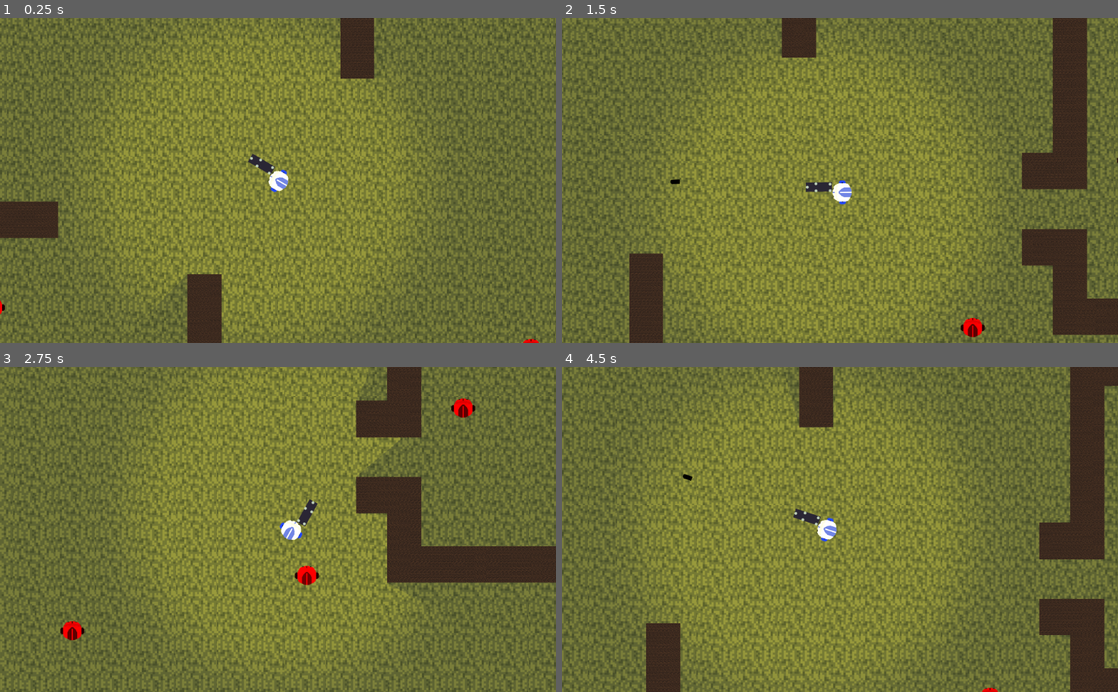
Above: before the commit, frames 1-4 (two rows, left to right).
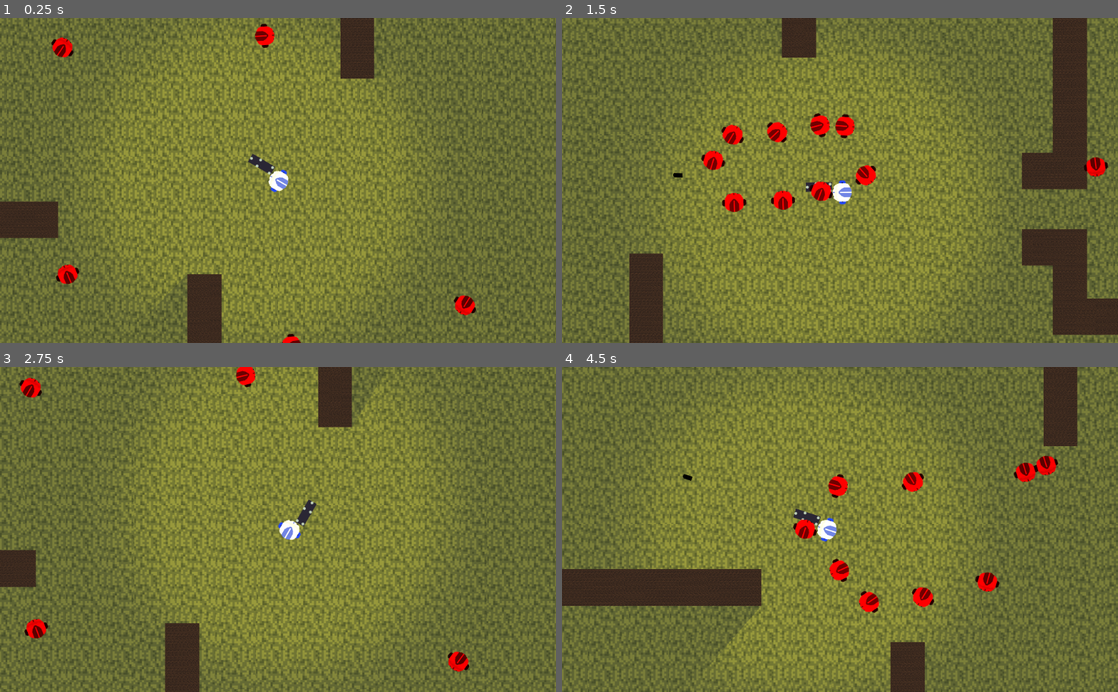
Above: after the commit, the same moments.

Repository: mikolajlubiak/hotroyal
Game: Godot game, scene res://Main.tscn
Two runs of this game, one before a commit and one after it. Both use one fixed random seed, a clock stepped at 60 frames per second and the inputs below.
Inputs (mouse positions are in pixels of both pictures, inside the frame that each line leads up to):
- Up to frame 1 (0.25 s): no input
- Up to frame 2 (1.5 s): move the mouse to (962, 164) at 0.52 s; hold D (ui_right) 0.53-1.28 s; click (962, 164) at 0.6 s; move the mouse to (728, 196) at 1.27 s; hold S (ui_down) from 1.28 s (still down); click (728, 196) at 1.35 s
- Up to frame 3 (2.75 s): move the mouse to (333, 458) at 2.02 s; release S (ui_down) at 2.03 s; hold D (ui_right) from 2.03 s (still down); click (333, 458) at 2.1 s
- Up to frame 4 (4.5 s): move the mouse to (812, 594) at 2.77 s; release D (ui_right) at 2.78 s; hold W (ui_up) 2.78-3.53 s; click (812, 594) at 2.85 s; move the mouse to (1006, 578) at 3.52 s; hold A (ui_left) from 3.53 s (still down); click (1006, 578) at 3.6 s; move the mouse to (673, 480) at 4.27 s; click (673, 480) at 4.35 s

The runs differ from the first frame. In frame 1, 0.9% of the frame differs, in the area x 0-97%, y 1-100%; in frame 2, 2.2%; in frame 3, 41%; in frame 4, 44%, in the area x 0-100%, y 0-100%.
Error before the commit: Invalid get index 'position' (on base: 'null instance'). (res://Enemy.gd:10)

Commit message:
folder z enemy

Diff:
--- a/Main.tscn
+++ b/Main.tscn
@@ -98,38 +98,36 @@
 position = Vector2( 0, 1 )
 shape = SubResource( 2 )
 
-[node name="Enemy" type="Node2D" parent="."]
-
-[node name="Enemy6" parent="Enemy" instance=ExtResource( 5 )]
+[node name="Enemy6" parent="." instance=ExtResource( 5 )]
 position = Vector2( 572, 745 )
 
-[node name="Enemy" parent="Enemy" instance=ExtResource( 5 )]
+[node name="Enemy2" parent="." instance=ExtResource( 5 )]
 
-[node name="Enemy2" parent="Enemy" instance=ExtResource( 5 )]
+[node name="Enemy3" parent="." instance=ExtResource( 5 )]
 position = Vector2( 504, -30 )
 
-[node name="Enemy3" parent="Enemy" instance=ExtResource( 5 )]
+[node name="Enemy4" parent="." instance=ExtResource( 5 )]
 position = Vector2( -220, 292 )
 
-[node name="Enemy4" parent="Enemy" instance=ExtResource( 5 )]
+[node name="Enemy5" parent="." instance=ExtResource( 5 )]
 position = Vector2( 212, 779 )
 
-[node name="Enemy5" parent="Enemy" instance=ExtResource( 5 )]
+[node name="Enemy7" parent="." instance=ExtResource( 5 )]
 position = Vector2( 13, 567 )
 
-[node name="Enemy7" parent="Enemy" instance=ExtResource( 5 )]
+[node name="Enemy8" parent="." instance=ExtResource( 5 )]
 position = Vector2( 1004, 643 )
 
-[node name="Enemy8" parent="Enemy" instance=ExtResource( 5 )]
+[node name="Enemy9" parent="." instance=ExtResource( 5 )]
 position = Vector2( 1292, 334 )
 
-[node name="Enemy9" parent="Enemy" instance=ExtResource( 5 )]
+[node name="Enemy10" parent="." instance=ExtResource( 5 )]
 position = Vector2( 1273, -100 )
 
-[node name="Enemy10" parent="Enemy" instance=ExtResource( 5 )]
+[node name="Enemy11" parent="." instance=ExtResource( 5 )]
 position = Vector2( 877, -115 )
 
-[node name="Enemy11" parent="Enemy" instance=ExtResource( 5 )]
+[node name="Enemy12" parent="." instance=ExtResource( 5 )]
 position = Vector2( 1496, 414 )
 
 [connection signal="body_entered" from="Player/Area2D" to="Player" method="_on_Area2D_body_entered"]
